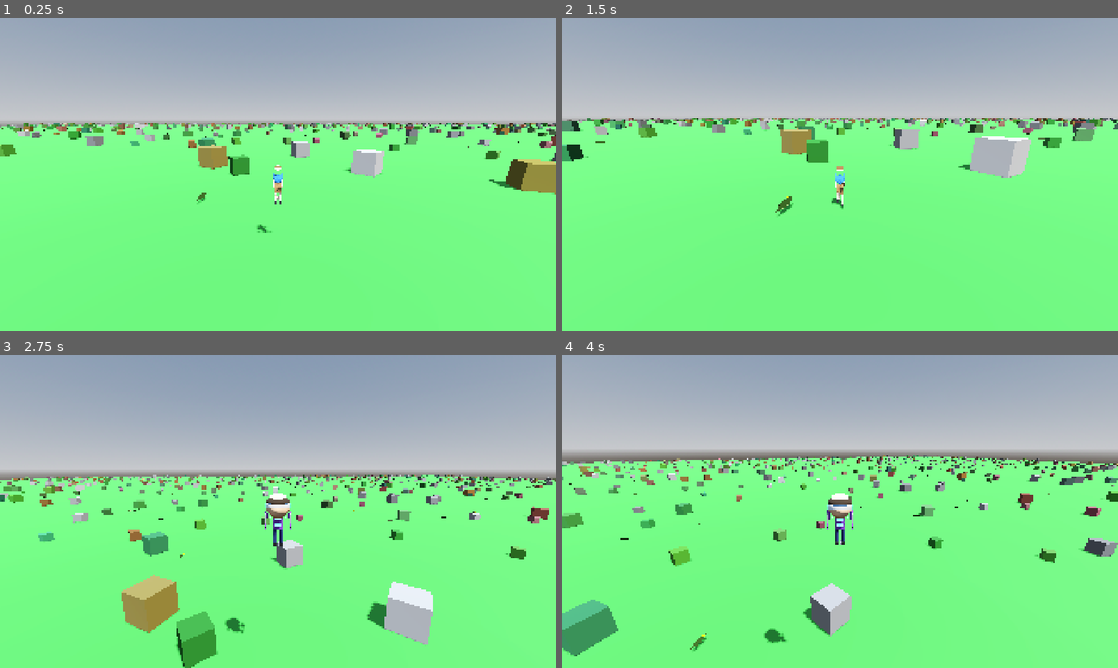
Above: before the commit, frames 1-4 (two rows, left to right).
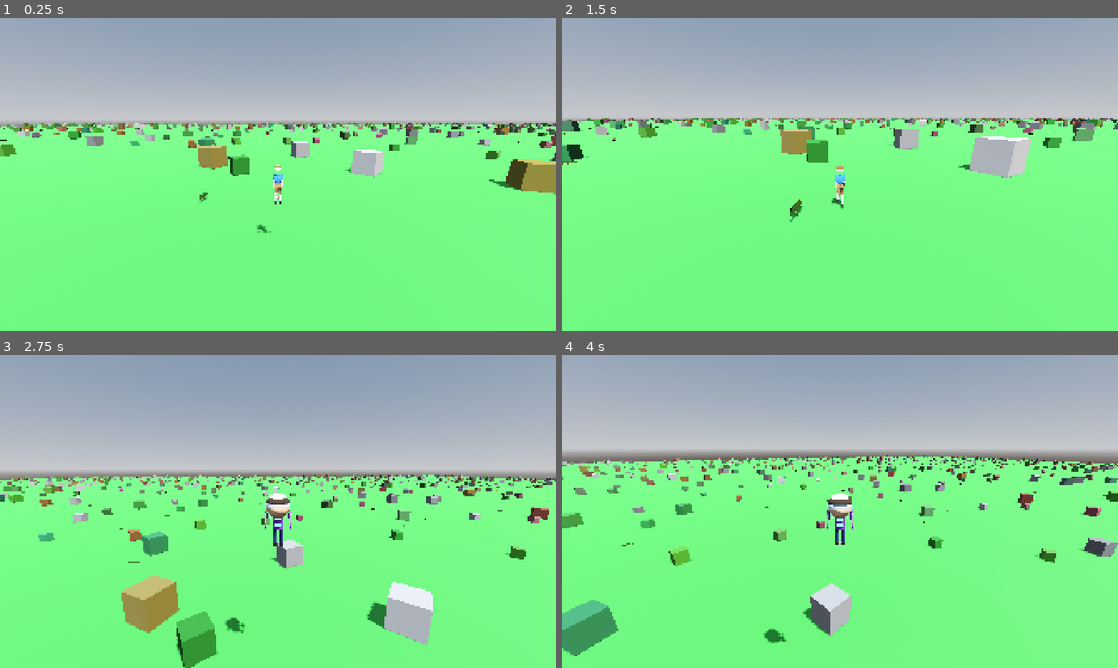
Above: after the commit, the same moments.

Repository: korjavin/godot-test1
Game: Godot game, scene res://scenes/main.tscn
The game is run twice, just before and just after one commit, with the same random seed, the same clock (stepped at 60 frames per second) and the same inputs.
Inputs (mouse positions are in pixels of both pictures, inside the frame that each line leads up to):
- Up to frame 1 (0.25 s): no input
- Up to frame 2 (1.5 s): move the mouse to (867, 174) at 0.52 s; hold Ctrl (duck) 0.53-1.28 s; hold W (move_forward) from 0.53 s (still down); tap Space (jump) at 0.77 s; move the mouse to (812, 174) at 1.27 s; tap Shift (run) at 1.35 s
- Up to frame 3 (2.75 s): keep holding W (move_forward); tap Space (jump) at 1.52 s; move the mouse to (289, 505) at 2.02 s; hold E (switch_character) from 2.03 s (still down)
- Up to frame 4 (4 s): keep holding W (move_forward); move the mouse to (834, 517) at 2.77 s; release E (switch_character) at 2.78 s; tap Ctrl (duck) at 2.85 s; tap Space (jump) at 3.02, 3.77 s; move the mouse to (878, 514) at 3.52 s; hold Shift (run) from 3.53 s (still down)

The runs differ from the first frame. In frame 1, less than 0.1% of the frame differs, in the area x 0-87%, y 34-60%; in frame 2, 0.3%, in the area x 0-99%, y 32-66%; in frame 3, 0.1%; in frame 4, 0.2%.

Commit message:
Randomize piglet crocodile movement and chase speeds

Diff:
--- a/scripts/piglet_crocodile_ai.gd
+++ b/scripts/piglet_crocodile_ai.gd
@@ -16,10 +16,15 @@
 # ============================================================================
 
 ## Movement speed in meters per second (wandering)
-const MOVE_SPEED: float = 2.5
+var move_speed_instance: float = 0.0
 
 ## Chase speed when pursuing player (faster)
-const CHASE_SPEED: float = 3.5
+var chase_speed_instance: float = 0.0
+
+## Base speeds for randomization
+const BASE_MOVE_SPEED: float = 2.5
+const BASE_CHASE_SPEED: float = 3.5
+const SPEED_RANDOM_FACTOR: float = 0.2 # +/- 20%
 
 ## Detection radius - distance at which crocodile can "smell" the player
 const DETECTION_RADIUS: float = 15.0
@@ -66,6 +71,10 @@
 	"""Initialize the crocodile NPC."""
 	# Randomize the RNG
 	rng.randomize()
+
+	# Set instance-specific speeds
+	move_speed_instance = BASE_MOVE_SPEED * rng.randf_range(1.0 - SPEED_RANDOM_FACTOR, 1.0 + SPEED_RANDOM_FACTOR)
+	chase_speed_instance = BASE_CHASE_SPEED * rng.randf_range(1.0 - SPEED_RANDOM_FACTOR, 1.0 + SPEED_RANDOM_FACTOR)
 
 	# Set initial random direction
 	_choose_new_direction()
@@ -117,7 +126,7 @@
 		rotation.y = lerp_angle(rotation.y, target_rotation, delta * 5.0)
 
 		# Apply movement based on facing direction (prevents sliding sideways)
-		var current_speed = CHASE_SPEED if is_chasing else MOVE_SPEED
+		var current_speed = chase_speed_instance if is_chasing else move_speed_instance
 		velocity.x = sin(rotation.y) * current_speed
 		velocity.z = cos(rotation.y) * current_speed
 	else:
